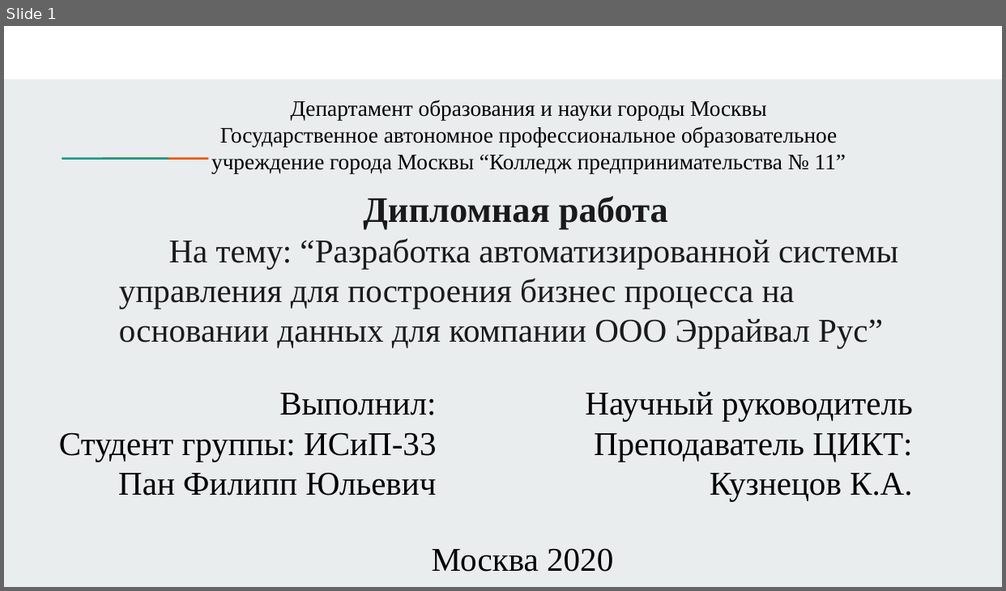
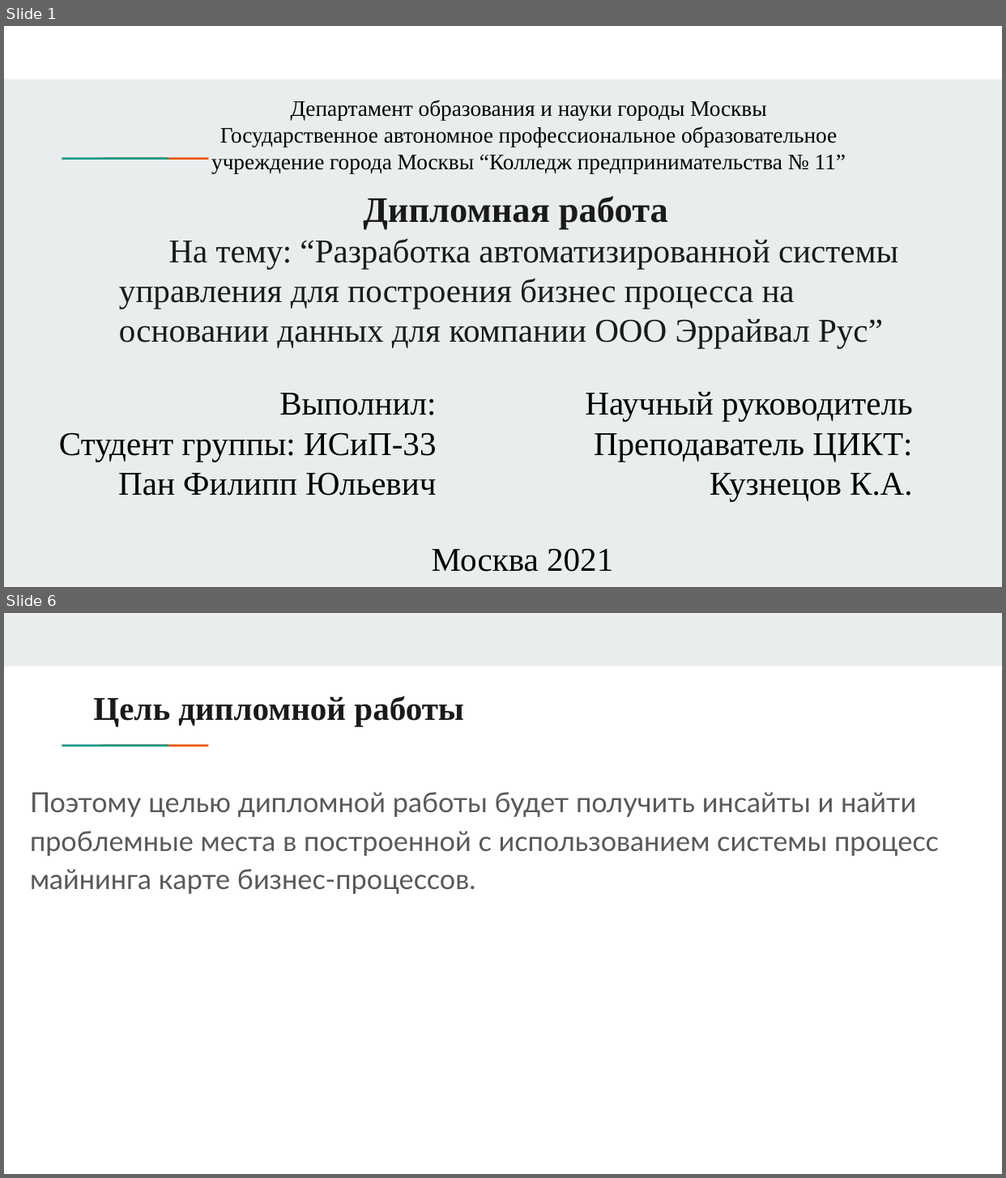
Before and after one commit to PhilippPan/DiplomaKP11, a slide deck: Презентация дипломной работы.pptx. Shown one above the other, each under a label of ours: slide 1 before the commit, slides 1 and 6 after it; the slides between them are not shown. The pictures are 1006x591 and 1006x1178 pixels, drawn with LibreOffice and Linux fonts; fonts in the diff are those of the drawing. Boxes give left, top, right and bottom in pixels: in the first picture for what was removed or moved away, otherwise in the second. Text is boxed around its words. In the diff, an @@ line names an element or a change of style, - is before the commit and + after.

```diff
--- a/Презентация дипломной работы.pptx
+++ b/Презентация дипломной работы.pptx
@@ slide 6 added at box(4, 613, 1002, 1174), background #FFFFFF; not listed: 2 template elements that a slide beside it also shows @@
@@ rectangle added at box(4, 613, 1002, 666), fill #E9EDEE @@
@@ title added at box(93, 696, 464, 726), 24 pt, text #1A1A1A, bold @@
+Цель дипломной работы
@@ text added at box(30, 792, 939, 894), 20 pt, text #595959 @@
+Поэтому целью дипломной работы будет получить инсайты и найти проблемные места в построенной с использованием системы процесс майнинга карте бизнес-процессов.
@@ slide 1 changed as well @@
@@ subtitle at box(432, 548, 613, 572): text changed @@
-Москва 2020
+Москва 2021
```
Also in this commit, not shown: 2 other slides changed, 7 other slides added, 5 slides removed, 1 other file.
